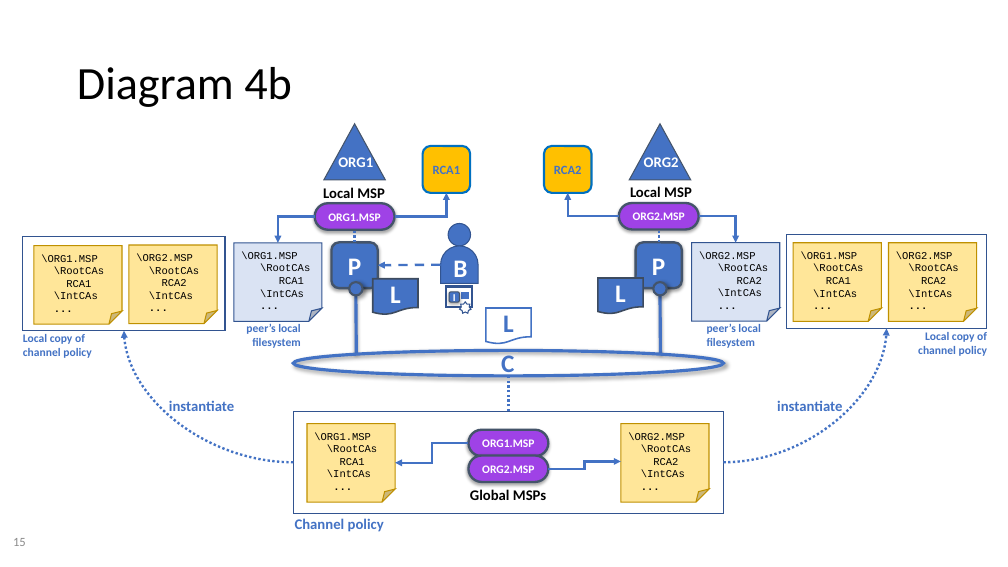
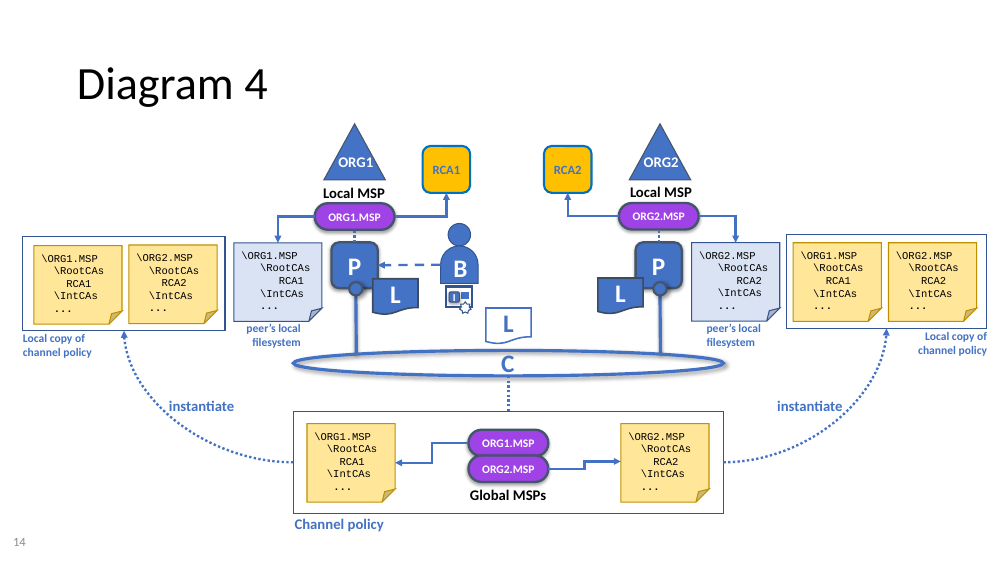
Before and after one commit to FabricTOC/FabricTOC, a slide deck: slide 14 of docs/OtherSourceMaterial/Diagrams.pptx (slide 15 before the commit). Drawn at 1008x567 pixels with LibreOffice and Linux fonts; fonts in the diff are those of the drawing. Boxes give left, top, right and bottom in pixels: in the first picture for what was removed or moved away, otherwise in the second. Text is boxed around its words. In the diff, an @@ line names an element or a change of style, - is before the commit and + after.

```diff
--- a/docs/OtherSourceMaterial/Diagrams.pptx
+++ b/docs/OtherSourceMaterial/Diagrams.pptx
@@ title at box(77, 67, 267, 107): text changed @@
-Diagram 4b
+Diagram 4
@@ page number at box(13, 538, 26, 546): text changed @@
-15
+14
```
Also in this commit, not shown: 1 slide removed.
